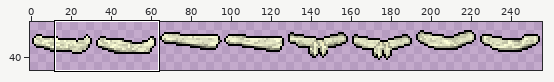
Two states of a sprite sheet, resources/gfx/characters/BandageClear.png. The picture above shows the old version from afar; the outline marks the close-up.
Close-up. As it was:
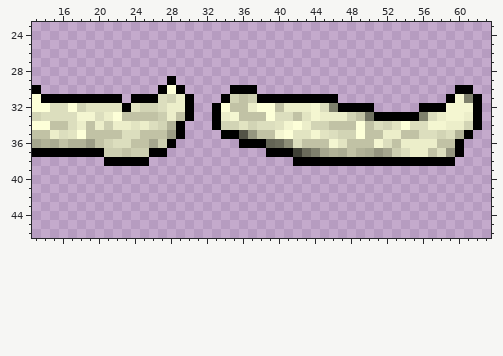
The file is 256x48 pixels. Colours within 5 levels of each other are drawn and written as one. Shown: x 13..63, y 23..46. The wide view leaves out empty margins.
And afterwards:
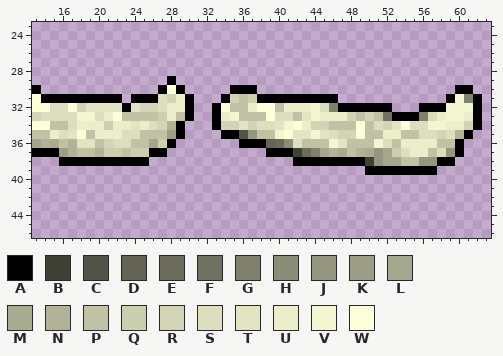
Palette (. is transparent): A #000000  B #3f4036  C #535347  D #636455  E #6a6b5b  F #707161  G #7f816d  H #8c8d77  J #959680  K #9c9d86  L #a5a68e  M #aaac92  N #b1b297  P #c1c2a5  Q #ccceb0  R #d2d4b5  S #dcdebe  T #e2e4c2  U #eceeca  V #f4f6d1  W #fdffd8
The edit:
@@ x 13..63 @@
 31 WAAAAAAAAA.AAASRUA...ARPQAAAAAAAAA............AVGA.
-32 WWSSWRTTTTATRRSUUA..AWPPUWWPUUUVSGAAAA.....AAAVVVA.
-33 RSSSSVVSUWPPPPQUPA..AUVPPPWSSPTVUUURPFAAAAAGSUVVUA.
-34 WWPPSUPUQUUTUSRNA...ARRTRSSTVWURRPPPWPSRTWSSVVUURA.
-35 PPUSTWPPPPSSPPPKA....AACJPPVWTTVTSRRWPPUUPPSSRSNA..
-36 LNMPNNKPRSSPPLQA.......AAADEHSPPPVTPPPVSPUUUUPPA...
-37 AAAAAAAAQQPQQAA...........AAABEGLNMPNMJLQSUUPSJA...
-38 ........AAAAA................AAAAAAAAAAAAAAAAAA....
-39 ...................................................
+32 WWSSWRTTTTATRRSUUA..AWPPUWWPUUUVSGAAAAAA...AAAVVVA.
+33 RSSSSVVSUWPPPPQUPA..AUVPPPWSSPTVUUURPRPFAAAGSUVVUA.
+34 WWPPSUUUQUUTUSRNA...ARRTRSSTVWURRPPPWPSRTWSSVVUURA.
+35 PPUSTWPUUUSSPPPKA....AACJPPVWTTVTSRRWPPUUPPSSRSNA..
+36 LNMPNTTPRSSPPLQA.......AAADEHSPPPVTPPPVSPUUUUPPA...
+37 AAAKNPPNQQPQQAA...........AAABEGLNMPNMJLQSUUPSJA...
+38 ...AAAAAAAAAA................AAAAAAAABJLLPPJJAA....
+39 .....................................AAAAAAAA......
 40 ...................................................
Pixel boxes of the changes (left, top, right, bottom) in both close-ups:
changed: (365, 103, 392, 121)
changed: (59, 121, 122, 166)
changed: (365, 157, 437, 175)
